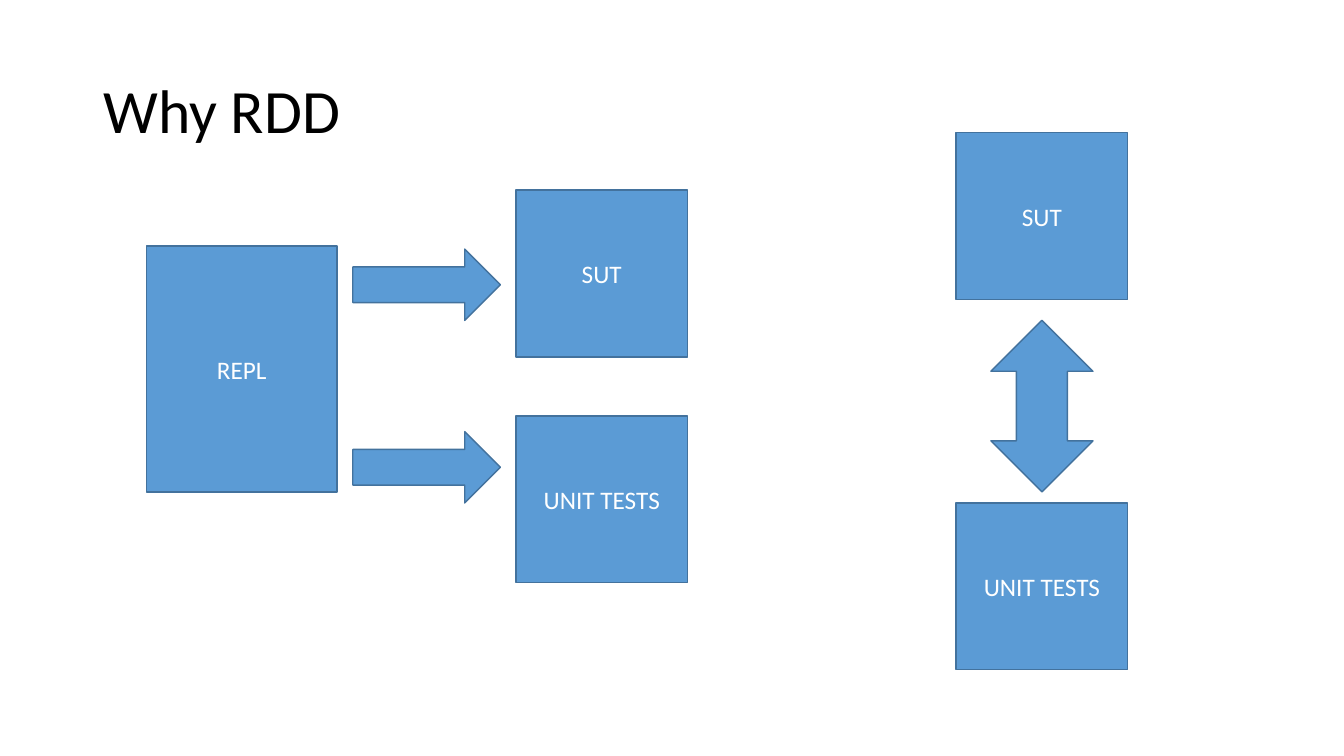
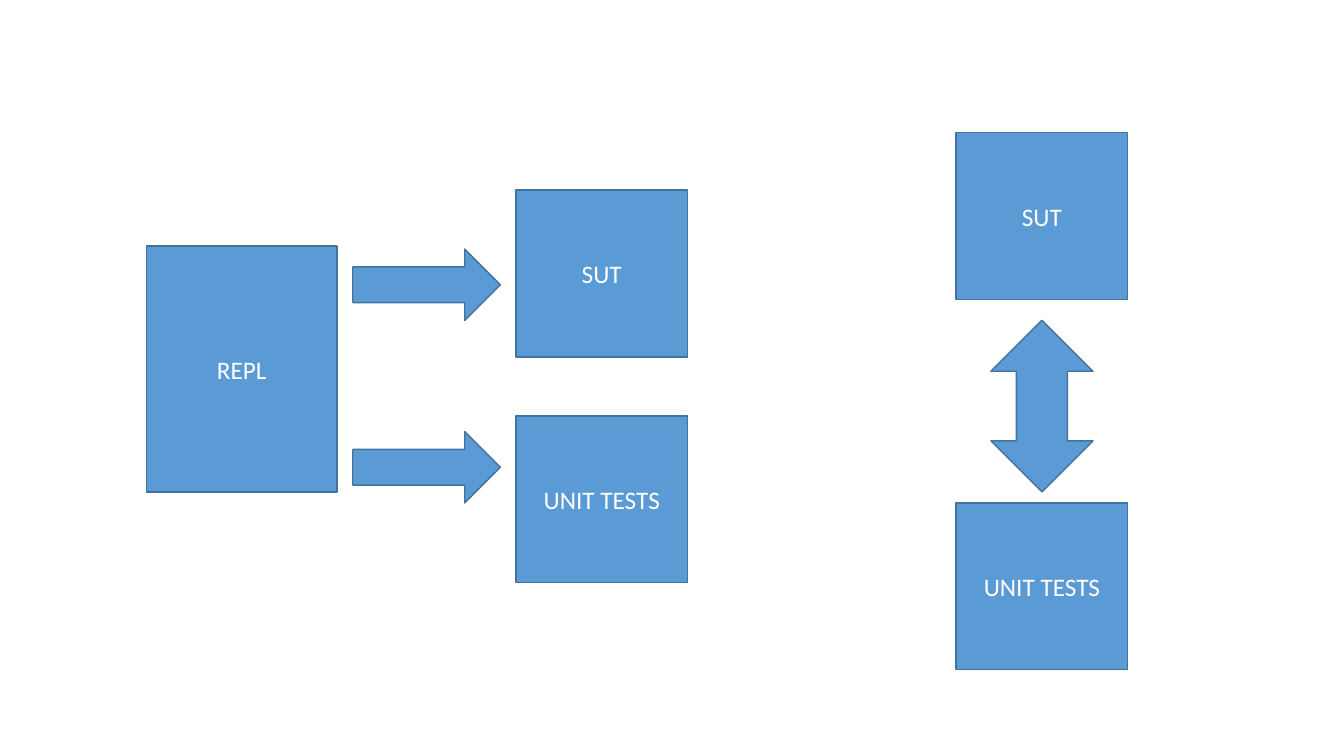
Before and after one commit to jamessdixon/REPL-Driven-Development, a slide deck: slide 18 of REPL-Driven-Development.pptx. Drawn at 1344x756 pixels with LibreOffice and Linux fonts; fonts in the diff are those of the drawing. Boxes give left, top, right and bottom in pixels: in the first picture for what was removed or moved away, otherwise in the second. Text is boxed around its words. In the diff, an @@ line names an element or a change of style, - is before the commit and + after.

```diff
--- a/REPL-Driven-Development.pptx
+++ b/REPL-Driven-Development.pptx
@@ title removed at (103, 90, 340, 143) @@
-Why RDD
```
Also in this commit, not shown: 3 other slides changed.
